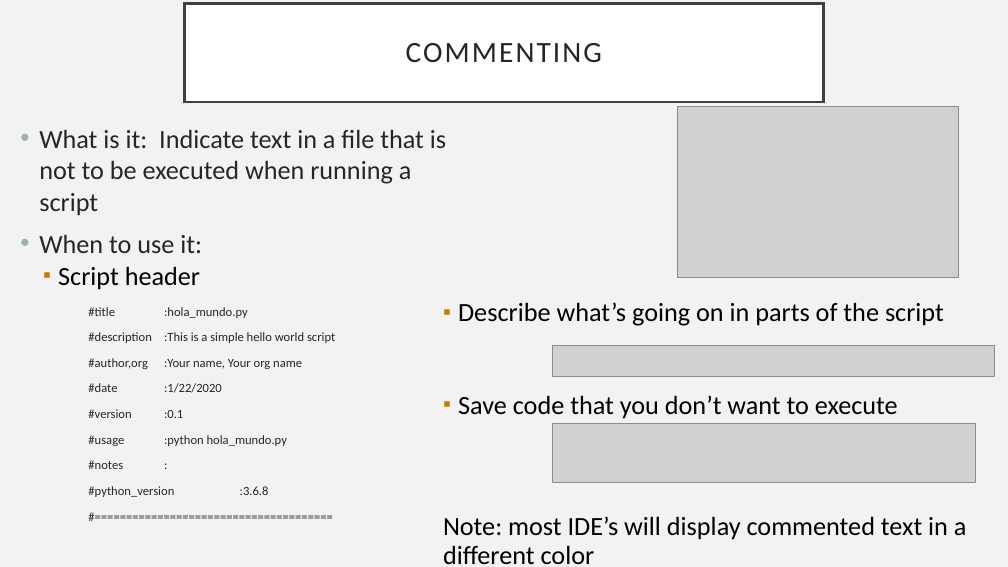
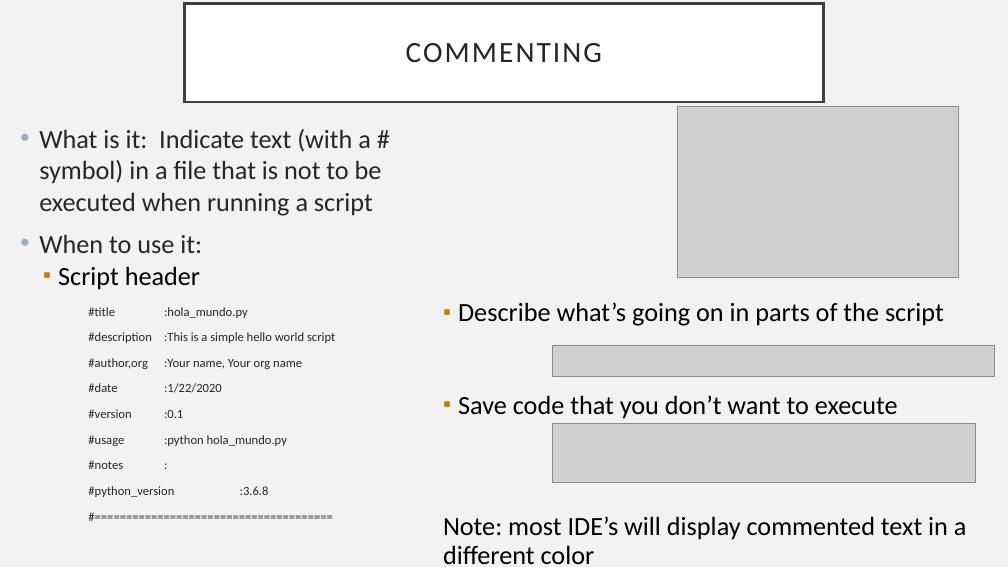
Before and after one commit to thoufer/IntroPythonDataTraining, a slide deck: slide 14 of additional_resources/HandsOnPythonClass_June25_2020.pptx. Drawn at 1008x567 pixels with LibreOffice and Linux fonts; fonts in the diff are those of the drawing; grey boxes stand for pictures. Boxes give left, top, right and bottom in pixels: in the first picture for what was removed or moved away, otherwise in the second. Text is boxed around its words. In the diff, an @@ line names an element or a change of style, - is before the commit and + after.

```diff
--- a/additional_resources/HandsOnPythonClass_June25_2020.pptx
+++ b/additional_resources/HandsOnPythonClass_June25_2020.pptx
@@ text at box(39, 129, 382, 216): text changed @@
-• What is it: Indicate text in a file that is not to be executed when running a script
+• What is it: Indicate text (with a # symbol) in a file that is not to be executed when running a script
```
Also in this commit, not shown: 15 other slides changed.
